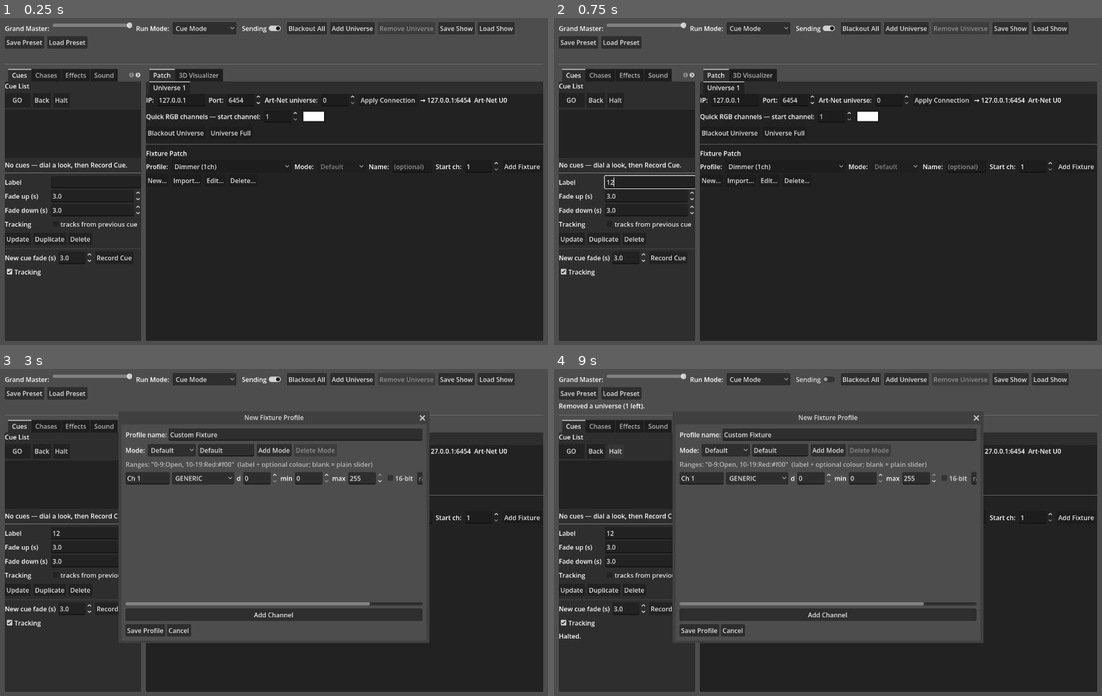
Above: before the commit, frames 1-4 (two rows, left to right).
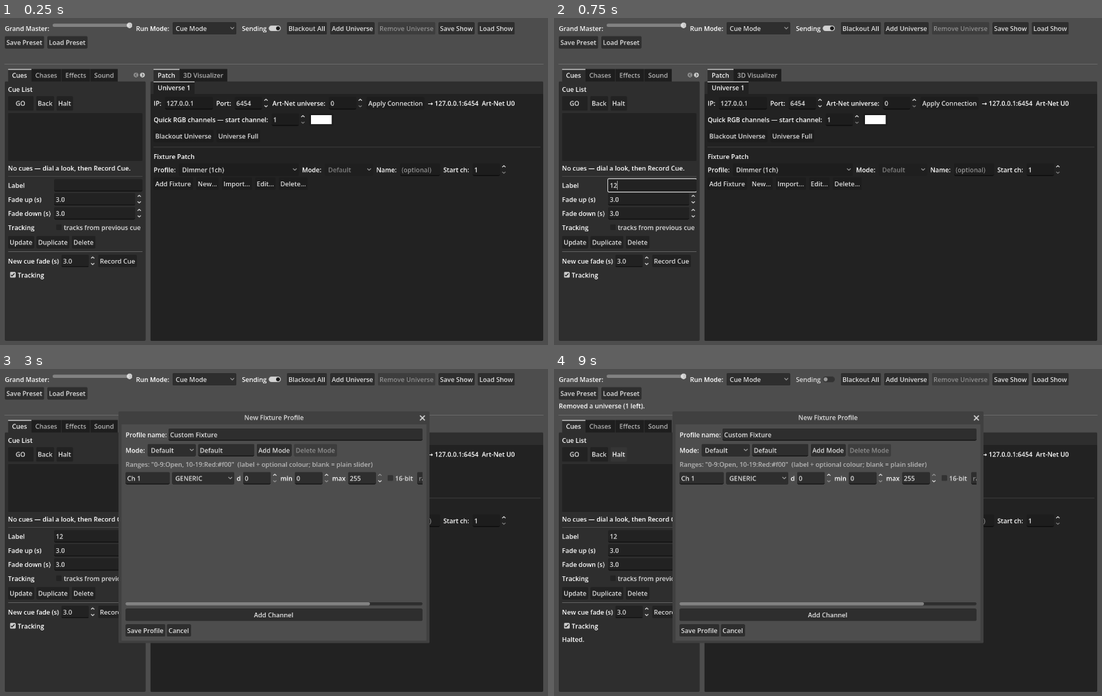
Above: after the commit, the same moments.

Repository: KonajuGames/slight-dmx-controller
Game: Godot game, scene res://main.tscn
The game is run twice, just before and just after one commit, with the same random seed, the same clock (stepped at 60 frames per second) and the same inputs.
Inputs (mouse positions are in pixels of both pictures, inside the frame that each line leads up to):
- Up to frame 1 (0.25 s): no input
- Up to frame 2 (0.75 s): click (652, 181) at 0.52 s; type "12" at 0.6 s
- Up to frame 3 (3 s): click "GO" at 1.25 s; click "GO" at 2 s; click "New..." at 2.75 s
- Up to frame 4 (9 s): click (1003, 476) at 3.52 s; type "12" at 3.6 s; click "New..." at 4.25 s; click "Cue Mode" at 5 s; click "Sending" at 5.75 s; click "Blackout All" at 6.5 s; click "Add Universe" at 7.25 s; click "Remove Universe" at 8 s; click "Halt" at 8.75 s

The runs differ from the first frame. In frame 1, 6.0% of the frame differs, in the area x 0-100%, y 15-99%; in frame 2, 6.2%; in frame 3, 2.3%; in frame 4, 2.4%.

Commit message:
Inset tab content so controls aren't flush to the edge
_pad_tab_content() duplicates the theme's TabContainer "panel" stylebox
and sets an 8 px content margin on all sides, applied to the playback
tabs and the universe (Patch) tabs. The 3D Visualizer tab is left
full-bleed. Playback column minimum width nudged 320 -> 336 to absorb
the margins alongside the scrollbar.

Co-Authored-By: Claude Sonnet 5 <noreply@anthropic.com>

Diff:
--- a/dmx_controller.gd
+++ b/dmx_controller.gd
@@ -72,7 +72,7 @@
 	main_vbox.add_child(split)
 
 	var playback_tabs := TabContainer.new()
-	playback_tabs.custom_minimum_size = Vector2(320, 0)
+	playback_tabs.custom_minimum_size = Vector2(336, 0)
 	split.add_child(playback_tabs)
 
 	cue_panel = CueListPanel.new()
@@ -136,6 +136,11 @@
 	sound_panel.refresh_universe_options()
 	viz_panel.rebuild()
 
+	# Keep tab content off the container edges (the 3D visualizer tab is
+	# meant to be full-bleed, so right_tabs is left alone).
+	_pad_tab_content(playback_tabs)
+	_pad_tab_content(universe_tabs)
+
 	_refresh_timer = Timer.new()
 	add_child(_refresh_timer)
 	_refresh_timer.wait_time = 1.0 / REFRESH_HZ
@@ -144,6 +149,19 @@
 
 
 # ---------------------------------------------------------------- UI BUILD --
+
+## Inset every tab's content by a few pixels so controls don't sit flush
+## against the container edge. Keeps the theme's panel look, just adds
+## content margins.
+func _pad_tab_content(tc: TabContainer, pad := 8.0) -> void:
+	var base := tc.get_theme_stylebox("panel")
+	var sb: StyleBox = base.duplicate() if base != null else StyleBoxEmpty.new()
+	sb.content_margin_left = pad
+	sb.content_margin_right = pad
+	sb.content_margin_top = pad
+	sb.content_margin_bottom = pad
+	tc.add_theme_stylebox_override("panel", sb)
+
 
 ## Wrap a playback panel so it gets a vertical scrollbar when the window
 ## is too short to show all of its controls. Horizontal scrolling is off —
